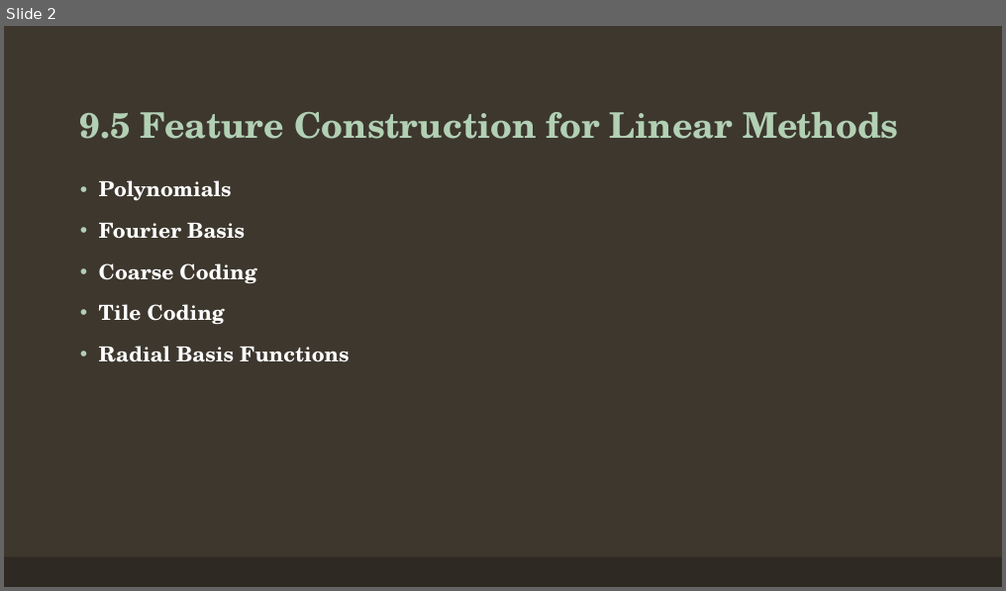
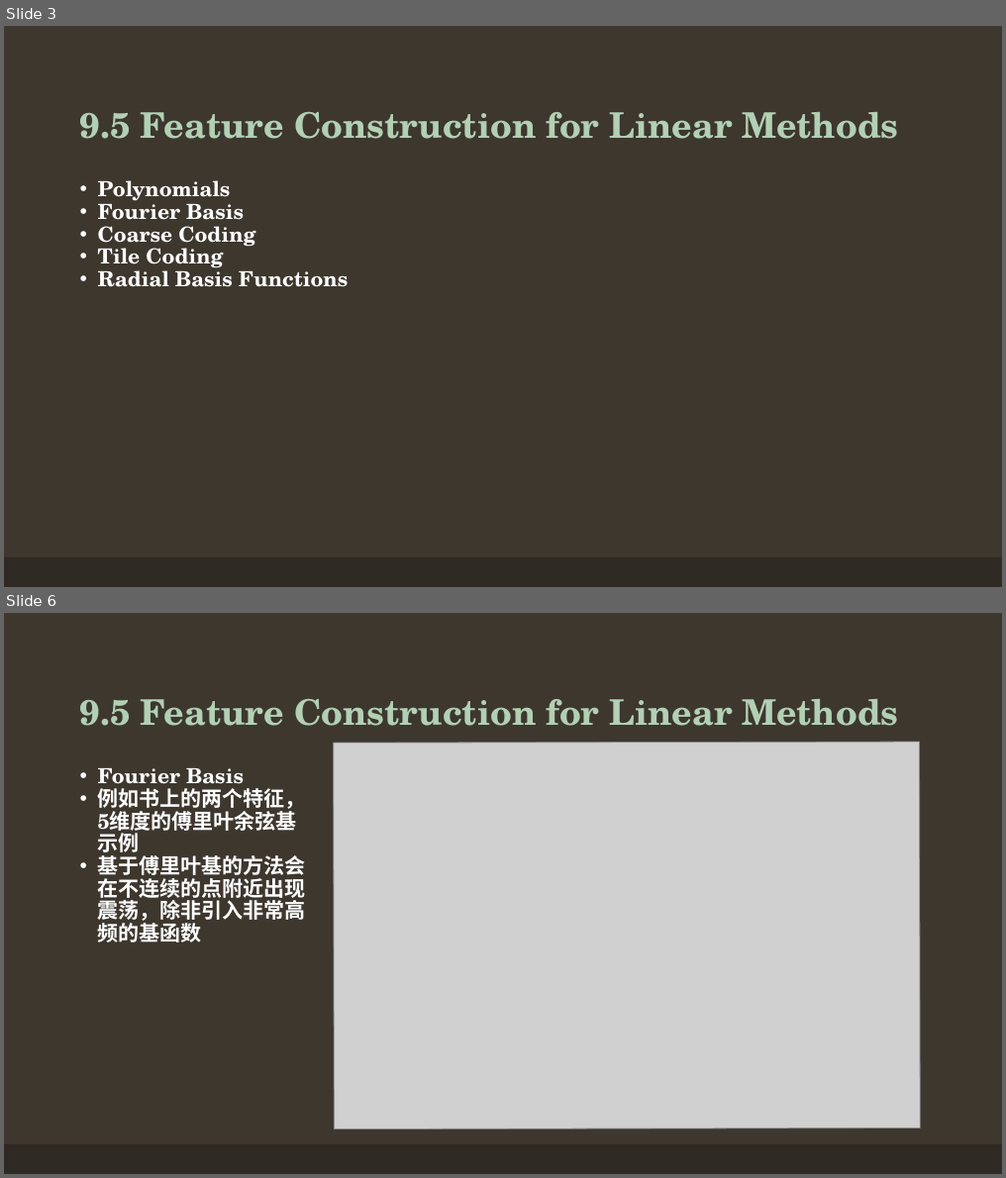
Before and after one commit to Seraphli/RLAIExercise, a slide deck: Chapter 9.pptx. Shown one above the other, each under a label of ours: slide 2 before the commit, slides 3 and 6 after it; the slides between them are not shown. The pictures are 1006x591 and 1006x1178 pixels, drawn with LibreOffice and Linux fonts; fonts in the diff are those of the drawing; grey boxes stand for pictures. Boxes give left, top, right and bottom in pixels: in the first picture for what was removed or moved away, otherwise in the second. Text is boxed around its words. In the diff, an @@ line names an element or a change of style, - is before the commit and + after.

```diff
--- a/Chapter 9.pptx
+++ b/Chapter 9.pptx
@@ slide 6 added at (4, 613, 1002, 1174), background #3D372E; not listed: 1 template element that a slide beside it also shows @@
@@ text added at (80, 699, 899, 726), 34 pt, text #B2D0B4, bold @@
+9.5 Feature Construction for Linear Methods
@@ picture added at (333, 742, 920, 1130) @@
@@ text added at (98, 768, 306, 943), 20 pt, text #FFFFFF, bold @@
+• Fourier Basis
+• 例如书上的两个特征，5维度的傅里叶余弦基示例
+• 基于傅里叶基的方法会在不连续的点附近出现震荡，除非引入非常高频的基函数
@@ what was slide 2 is now slide 3 @@
@@ slide 3 changed as well @@
@@ text "Polynomials" at (98, 180, 348, 287): indent changed; less space between paragraphs @@
```
Also in this commit, not shown: 6 other slides changed, 11 other slides added, 6 slides removed.
